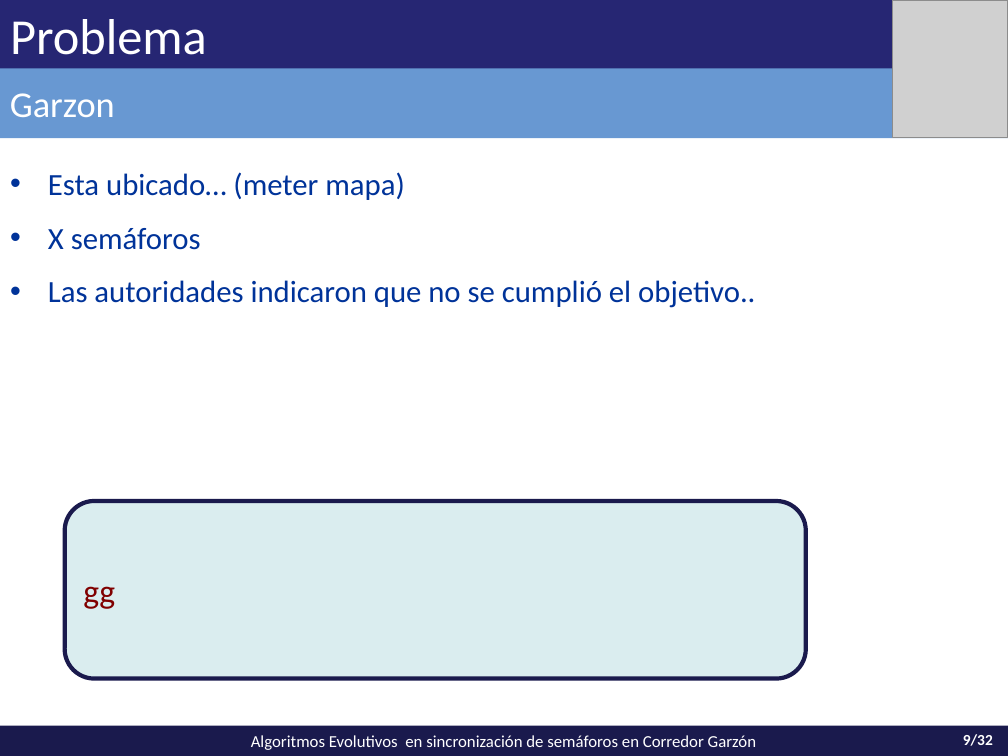
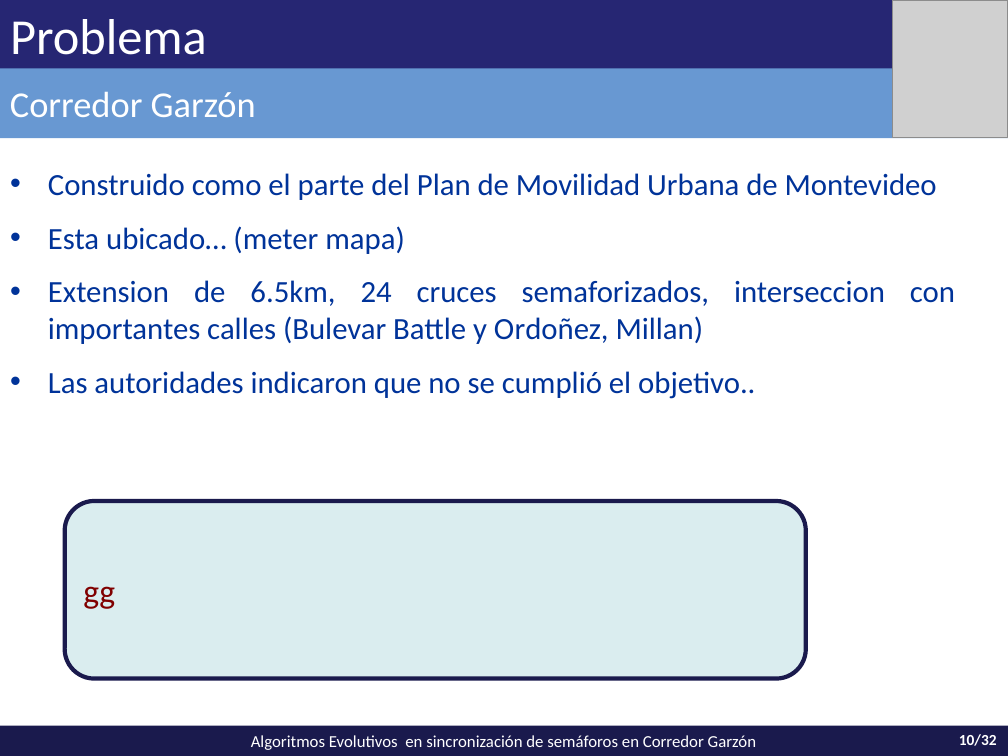
Before and after one commit to vitogit/proyecto-grado-garzon-2014, a slide deck: slide 10 of presentacion/Presentacion Garzon.pptx (slide 9 before the commit). Drawn at 1008x756 pixels with LibreOffice and Linux fonts; fonts in the diff are those of the drawing; grey boxes stand for pictures. Boxes give left, top, right and bottom in pixels: in the first picture for what was removed or moved away, otherwise in the second. Text is boxed around its words. In the diff, an @@ line names an element or a change of style, - is before the commit and + after.

```diff
--- a/presentacion/Presentacion Garzon.pptx
+++ b/presentacion/Presentacion Garzon.pptx
@@ text in rectangle at box(10, 92, 256, 117): text changed @@
-Garzon
+Corredor Garzón
@@ text at box(48, 173, 937, 200): paragraph added @@
+• Construido como el parte del Plan de Movilidad Urbana de Montevideo
@@ text at box(48, 280, 955, 344): text changed @@
-• X semáforos
+• Extension de 6.5km, 24 cruces semaforizados, interseccion con importantes calles (Bulevar Battle y Ordoñez, Millan)
@@ page number at box(959, 734, 997, 746): text changed @@
-9/32
+10/32
```
Also in this commit, not shown: 13 other slides changed, 8 slides added, 4 slides removed, 1 other file.
